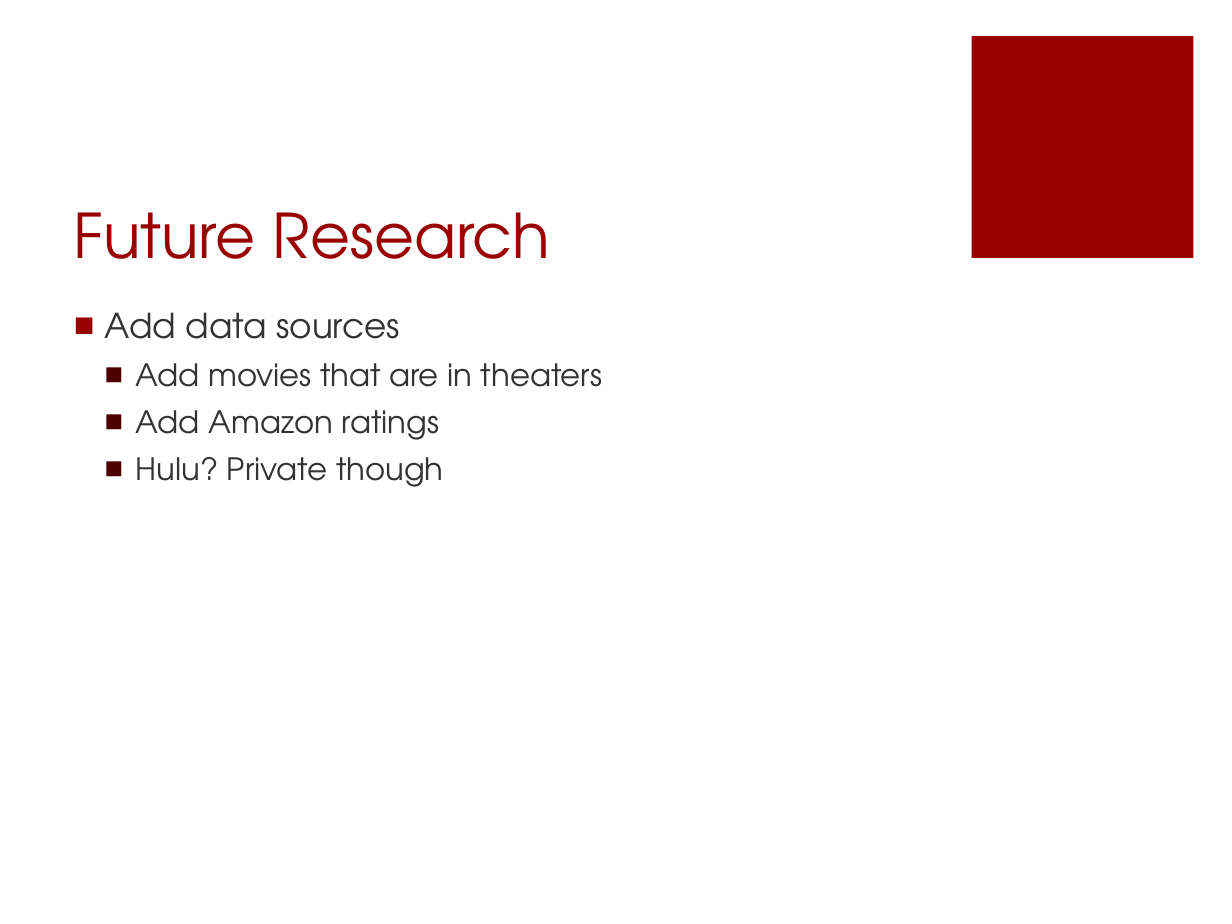
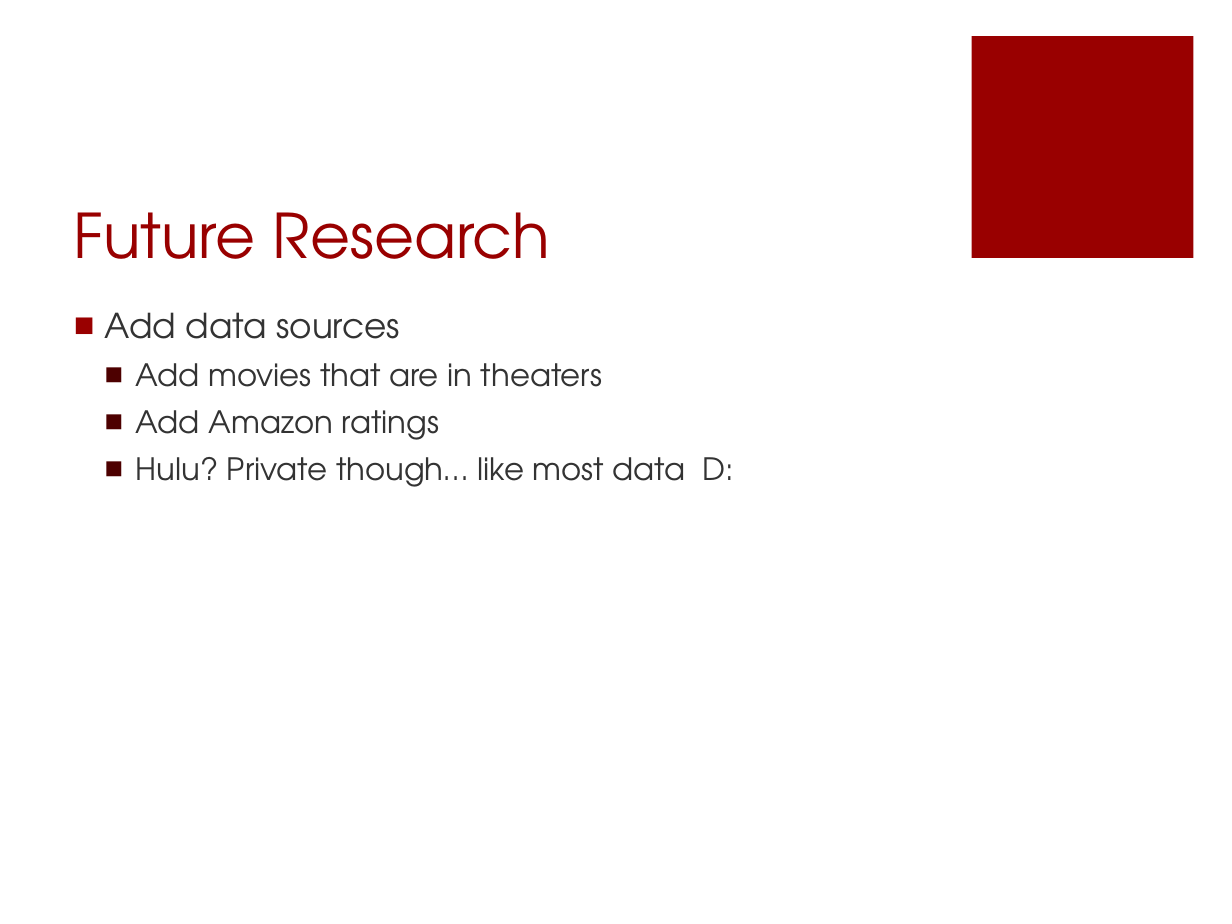
Before and after one commit to scrasmussen/euler-enigma, a slide deck: slide 9 of project/movieML/presentation.pptx (slide 8 before the commit). Drawn at 1232x924 pixels with LibreOffice and Linux fonts; fonts in the diff are those of the drawing. Boxes give left, top, right and bottom in pixels: in the first picture for what was removed or moved away, otherwise in the second. Text is boxed around its words. In the diff, an @@ line names an element or a change of style, - is before the commit and + after.

```diff
--- a/project/movieML/presentation.pptx
+++ b/project/movieML/presentation.pptx
@@ text at [136,457,734,487]: text changed @@
-  ■ Hulu? Private though
+  ■ Hulu? Private though… like most data D:
```
Also in this commit, not shown: 6 other slides changed, 1 slide added.
